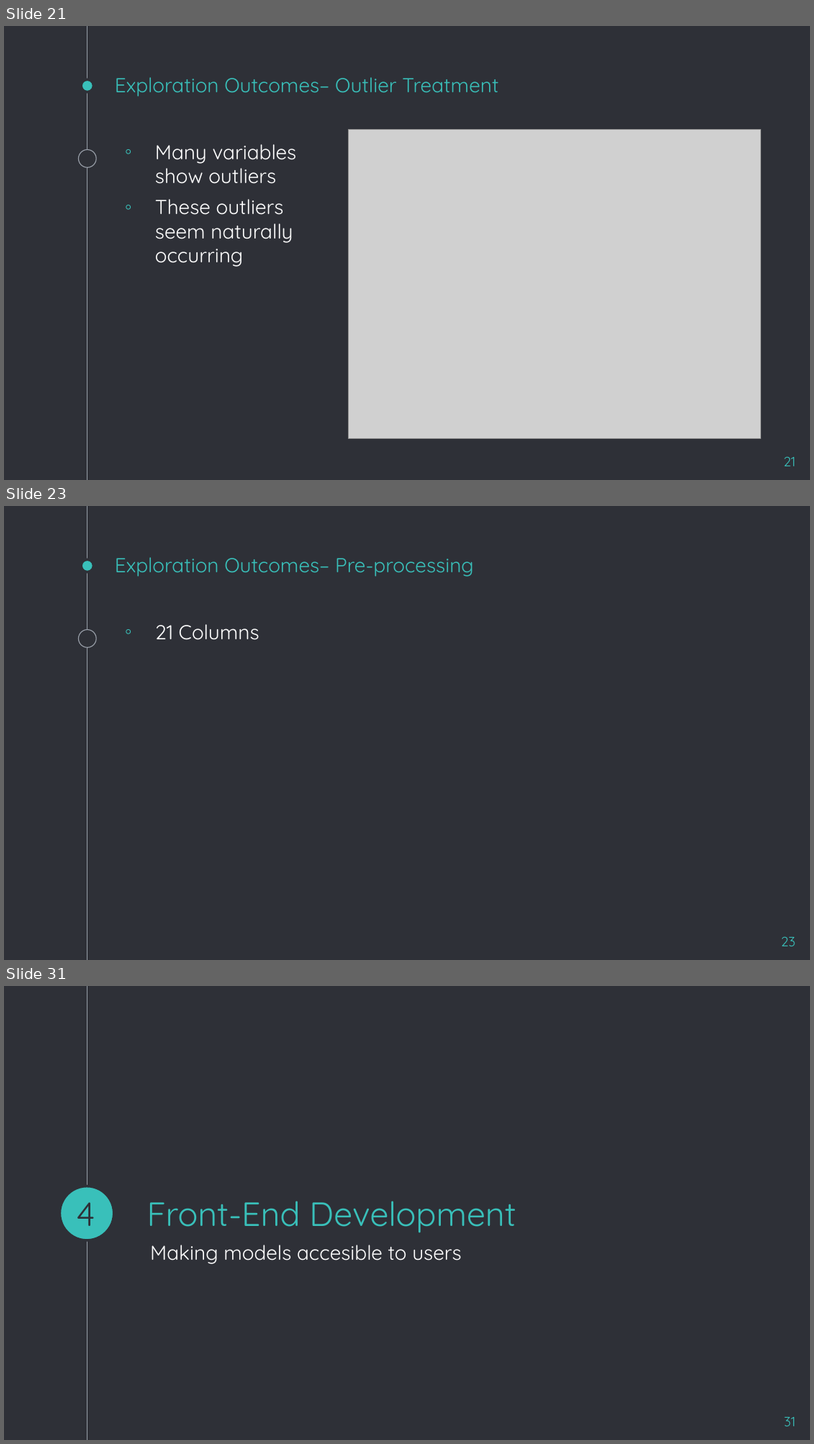
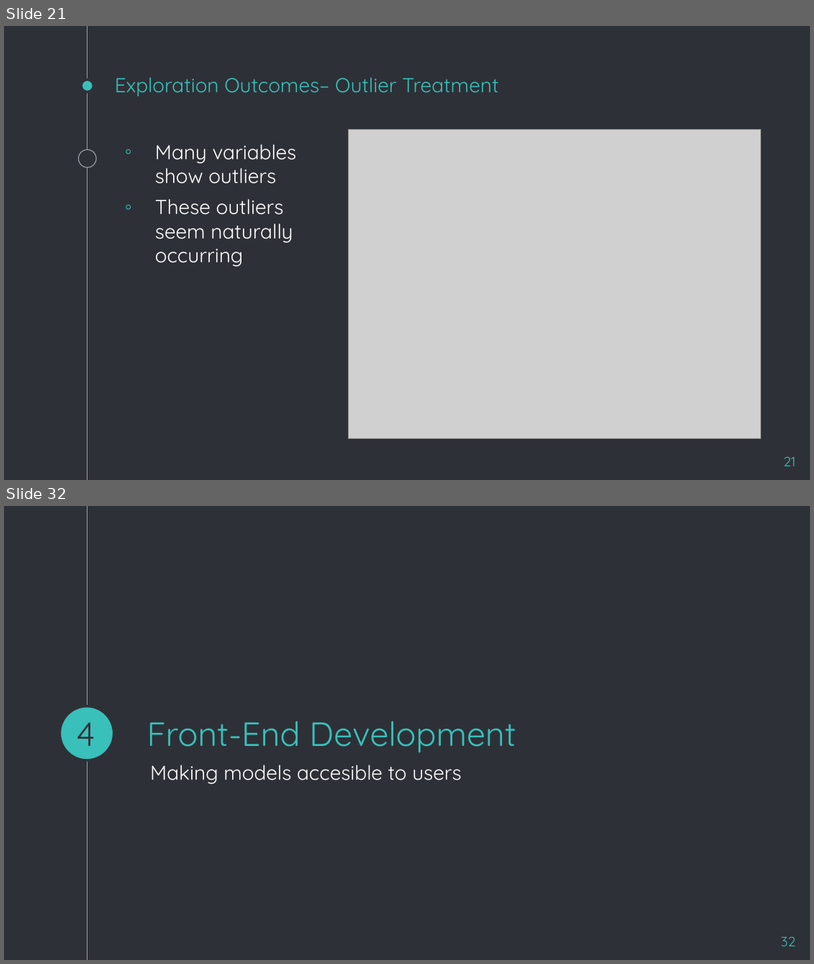
Before and after one commit to jMacProd/Machine-Learning-Credit-Card-Churn, a slide deck: Final Project - Presentation.pptx. Shown one above the other, each under a label of ours: slides 21, 23 and 31 before the commit, slides 21 and 32 after it; the slides between them are not shown. The pictures are 814x1444 and 814x964 pixels, drawn with LibreOffice and Linux fonts; fonts in the diff are those of the drawing; grey boxes stand for pictures. Boxes give left, top, right and bottom in pixels: in the first picture for what was removed or moved away, otherwise in the second. Text is boxed around its words. In the diff, an @@ line names an element or a change of style, - is before the commit and + after.

```diff
--- a/Final Project - Presentation.pptx
+++ b/Final Project - Presentation.pptx
@@ slide 23 removed at (x1=4, y1=506, x2=810, y2=960), background #2E3037; not listed: 3 template elements that a slide beside it also shows @@
@@ title removed at (x1=115, y1=557, x2=474, y2=577) @@
-Exploration Outcomes– Pre-processing
@@ text removed at (x1=155, y1=624, x2=260, y2=640) @@
-◦ 21 Columns
@@ page number removed at (x1=782, y1=937, x2=796, y2=946) @@
-23
@@ what was slide 31 is now slide 32 @@
@@ page number at (x1=782, y1=937, x2=796, y2=946): text changed @@
-31
+32
```
Also in this commit, not shown: 17 slides changed, 3 slides added.
